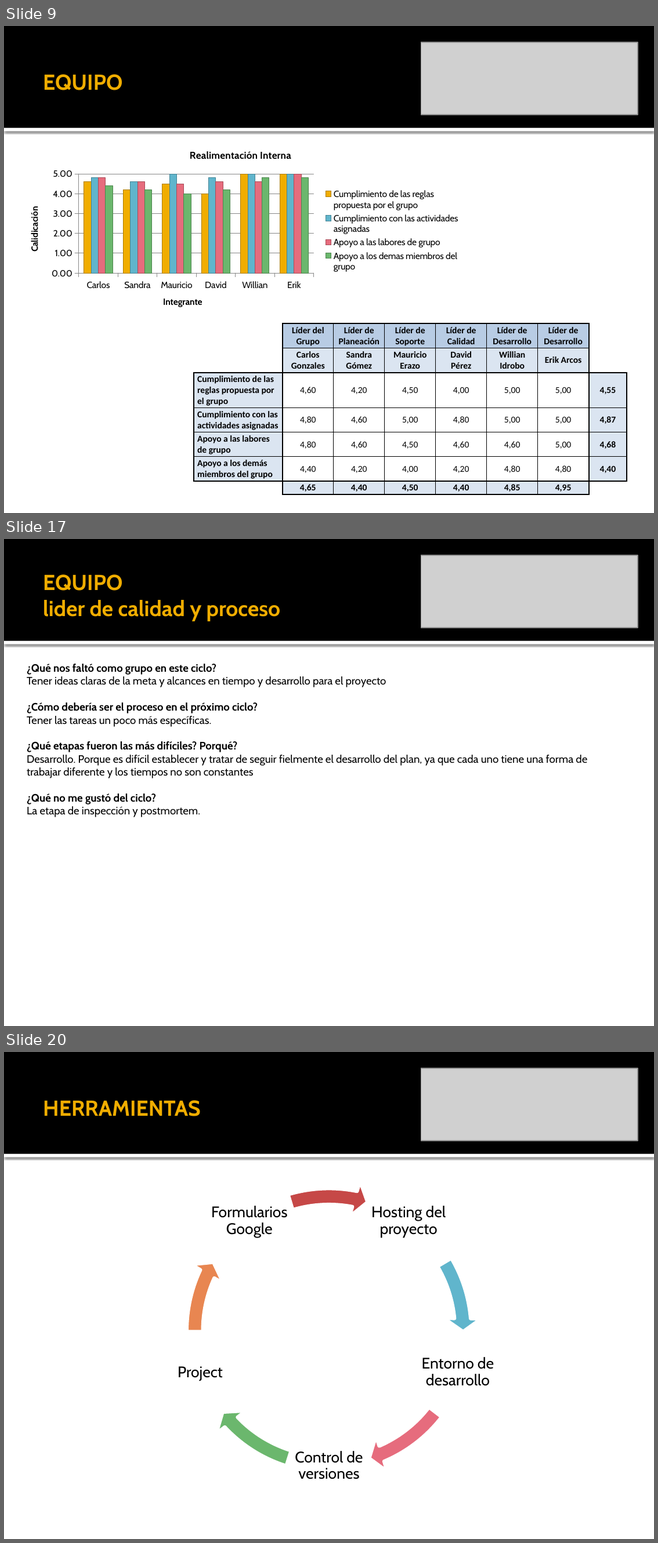
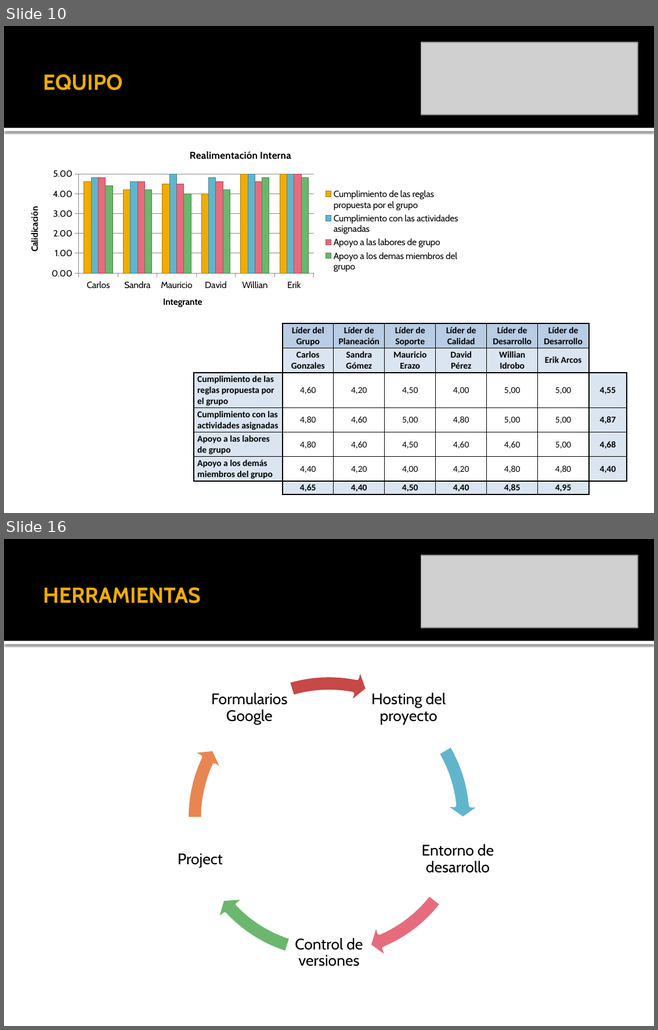
Before and after one commit to leseroth/ingenium-managment, a slide deck: CSOF5101 Ingeniera de Software/TSP/0323PostMortemTSPCiclo2.pptx. Shown one above the other, each under a label of ours: slides 9, 17 and 20 before the commit, slides 10 and 16 after it; the slides between them are not shown. The pictures are 658x1543 and 658x1030 pixels, drawn with LibreOffice and Linux fonts; fonts in the diff are those of the drawing; grey boxes stand for pictures. Boxes give left, top, right and bottom in pixels: in the first picture for what was removed or moved away, otherwise in the second. Text is boxed around its words. In the diff, an @@ line names an element or a change of style, - is before the commit and + after.

Commit message:
Version final del ciclo 2

```diff
--- a/CSOF5101 Ingeniera de Software/TSP/0323PostMortemTSPCiclo2.pptx
+++ b/CSOF5101 Ingeniera de Software/TSP/0323PostMortemTSPCiclo2.pptx
@@ slide 17 removed at bbox=[4, 539, 654, 1026], background #FFFFFF; not listed: 2 template elements that a slide beside it also shows @@
@@ picture removed at bbox=[421, 555, 637, 628] @@
@@ title removed at bbox=[43, 574, 280, 621] @@
-EQUIPO
-lider de calidad y proceso
@@ text removed at bbox=[27, 664, 587, 817] @@
-¿Qué nos faltó como grupo en este ciclo?
-Tener ideas claras de la meta y alcances en tiempo y desarrollo para el proyecto
-¿Cómo debería ser el proceso en el próximo ciclo?
-Tener las tareas un poco más específicas.
-¿Qué etapas fueron las más difíciles? Porqué?
-Desarrollo. Porque es difícil establecer y tratar de seguir fielmente el desarrollo del plan, ya que cada uno tiene una forma de trabajar diferente y los tiempos no son constantes
-¿Qué no me gustó del ciclo?
-La etapa de inspección y postmortem.
@@ what was slide 9 is now slide 10 @@
@@ what was slide 20 is now slide 16 @@
```
Also in this commit, not shown: 9 slides changed, 1 slide added, 4 other slides removed, 1 other file.
